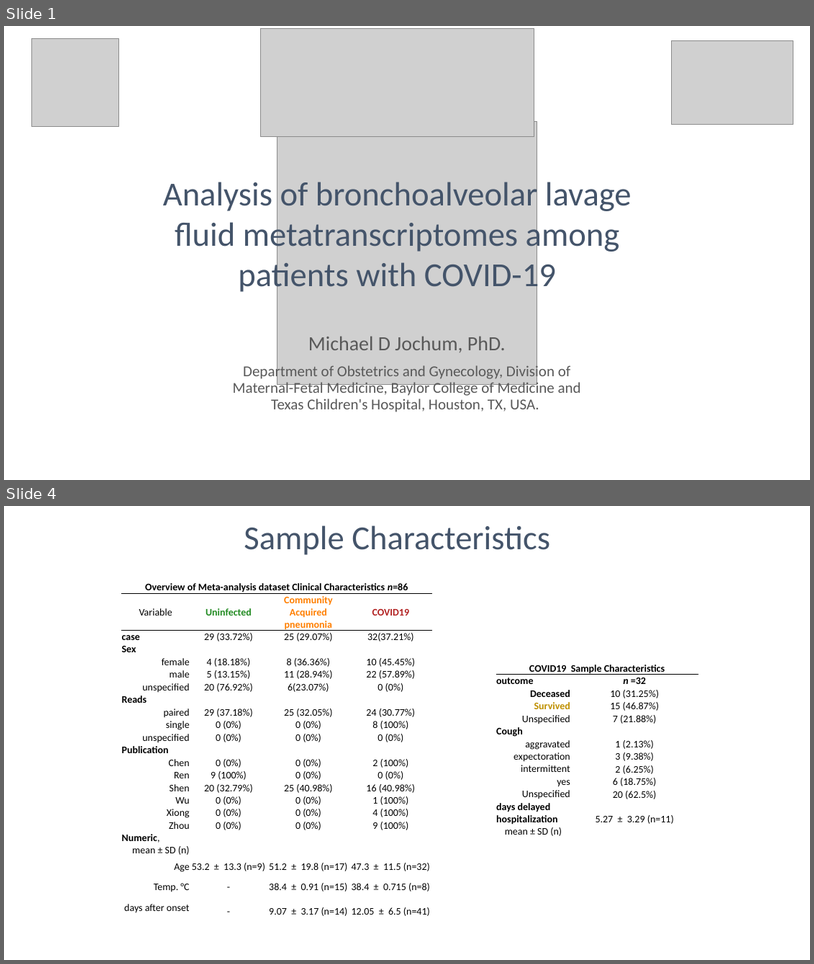
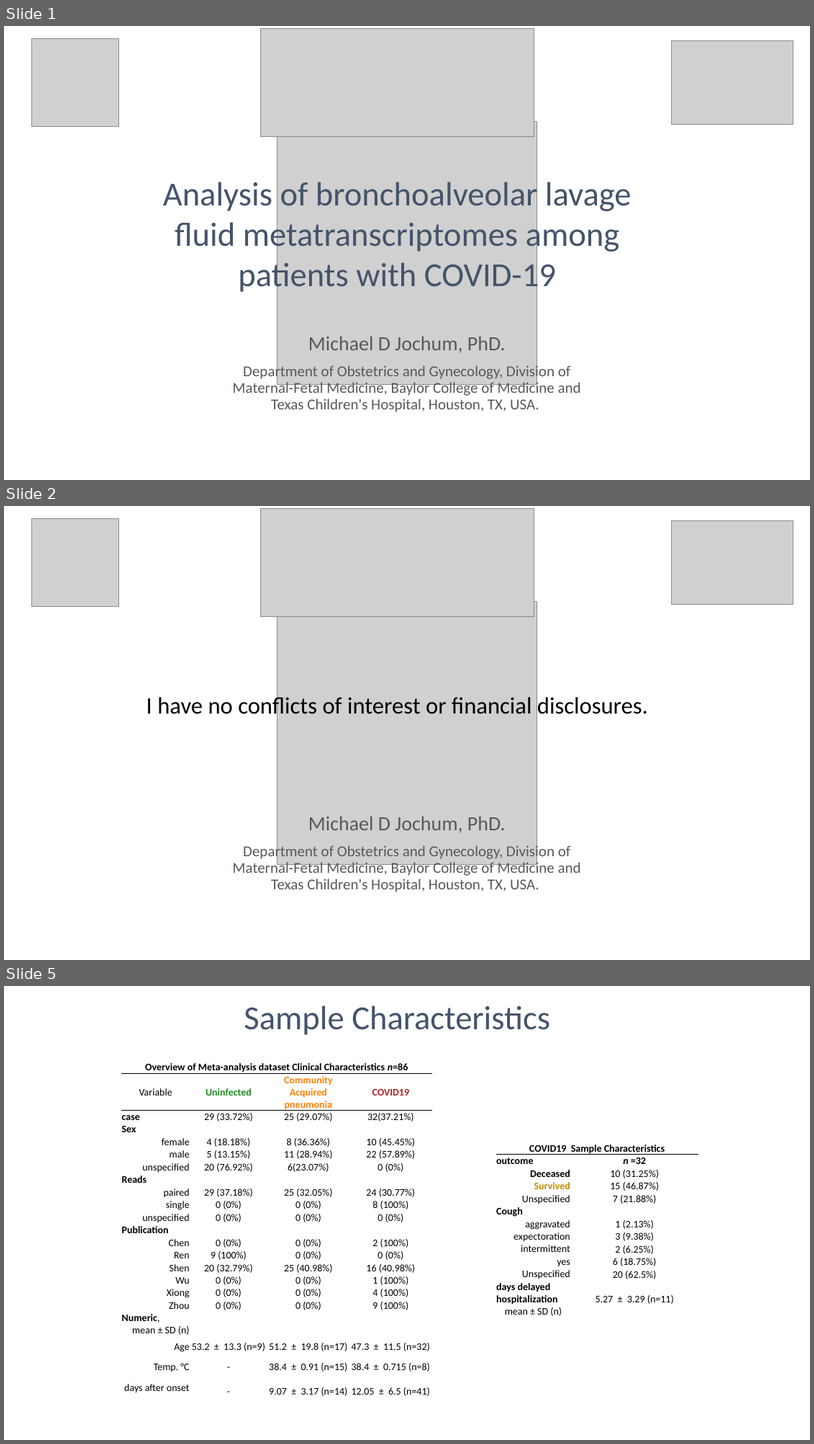
Before and after one commit to COV-IRT/microbial, a slide deck: presentations/COVID19_workshop_presentation_0322022.pptx. Shown one above the other, each under a label of ours: slides 1 and 4 before the commit, slides 1, 2 and 5 after it; the slides between them are not shown. The pictures are 814x964 and 814x1444 pixels, drawn with LibreOffice and Linux fonts; fonts in the diff are those of the drawing; grey boxes stand for pictures; background and template pictures are left out. Boxes give left, top, right and bottom in pixels: in the first picture for what was removed or moved away, otherwise in the second. Text is boxed around its words. In the diff, an @@ line names an element or a change of style, - is before the commit and + after.

```diff
--- a/presentations/COVID19_workshop_presentation_0322022.pptx
+++ b/presentations/COVID19_workshop_presentation_0322022.pptx
@@ slide 2 added at bbox=[4, 506, 810, 960], background #FFFFFF @@
@@ picture added at bbox=[31, 519, 119, 606] @@
@@ picture added at bbox=[260, 508, 535, 617] @@
@@ picture added at bbox=[672, 520, 793, 604] @@
@@ picture added at bbox=[278, 602, 538, 864] @@
@@ text added at bbox=[147, 695, 648, 720], 28 pt, text #000000 @@
+I have no conflicts of interest or financial disclosures.
@@ text added at bbox=[233, 816, 581, 892], 18 pt, text #595959 @@
+Michael D Jochum, PhD.
+Department of Obstetrics and Gynecology, Division of Maternal-Fetal Medicine, Baylor College of Medicine and Texas Children's Hospital, Houston, TX, USA.
@@ what was slide 4 is now slide 5 @@
```
Also in this commit, not shown: 4 slides changed, 1 other file.
